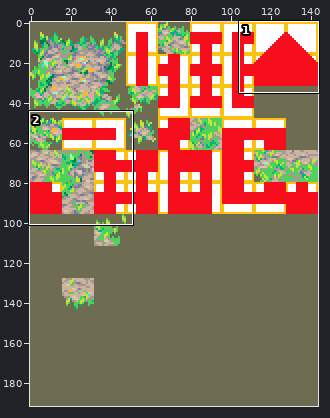
One commit to this sprite sheet: images/experimental/rpg-dirt.png. The picture above shows the old version from afar; the outline marks the close-up.
Close-up. First the earlier version:
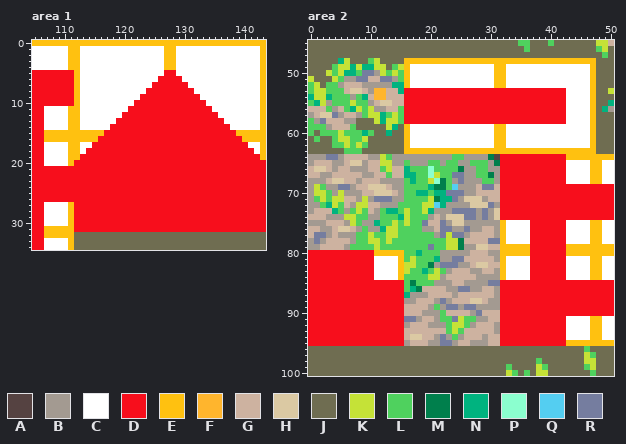
The file is 144x192 pixels. Shown: area 1: x 105..143, y 0..34; area 2: x 0..50, y 45..100.
Palette (. is transparent): A #554241  B #a39a91  C #ffffff  D #f70e1c  E #ffc110  F #ffb52d  G #cdb2a0  H #dbc9a3  J #6f6d51  K #c5e237  L #4fd15e  M #007f4c  N #00b37f  P #8bffcf  Q #54cef1  R #757d9f
Pixels before, area 1, first column x 105:
 0 EEEEEEEEEEEEEEEEEEEEEEEEEEEEEEEEEEEEEEE
 1 CCCCCCEECCCCCCCCCCCCCCEECCCCCCCCCCCCCCE
 2 CCCCCCEECCCCCCCCCCCCCCEECCCCCCCCCCCCCCE
 3 CCCCCCEECCCCCCCCCCCCCCEECCCCCCCCCCCCCCE
 4 CCCCCCEECCCCCCCCCCCCCCEECCCCCCCCCCCCCCE
 5 DDDDDDDECCCCCCCCCCCCCCDDCCCCCCCCCCCCCCE
 6 DDDDDDDECCCCCCCCCCCCCDDDDCCCCCCCCCCCCCE
 7 DDDDDDDECCCCCCCCCCCCDDDDDDCCCCCCCCCCCCE
 8 DDDDDDDECCCCCCCCCCCDDDDDDDDCCCCCCCCCCCE
 9 DDDDDDDECCCCCCCCCCDDDDDDDDDDCCCCCCCCCCE
10 DDDDDDDECCCCCCCCCDDDDDDDDDDDDCCCCCCCCCE
11 DDCCCCEECCCCCCCCDDDDDDDDDDDDDDCCCCCCCCE
12 DDCCCCEECCCCCCCDDDDDDDDDDDDDDDDCCCCCCCE
13 DDCCCCEECCCCCCDDDDDDDDDDDDDDDDDDCCCCCCE
14 DDCCCCEECCCCCDDDDDDDDDDDDDDDDDDDDCCCCCE
15 DDEEEEEEEEEEDDDDDDDDDDDDDDDDDDDDDDEEEEE
16 DDEEEEEEEEEDDDDDDDDDDDDDDDDDDDDDDDDEEEE
17 DDCCCCEECCDDDDDDDDDDDDDDDDDDDDDDDDDDCCE
18 DDCCCCEECDDDDDDDDDDDDDDDDDDDDDDDDDDDDCE
19 DDCCCCEEDDDDDDDDDDDDDDDDDDDDDDDDDDDDDDE
20 DDCCCCEDDDDDDDDDDDDDDDDDDDDDDDDDDDDDDDD
21 DDDDDDDDDDDDDDDDDDDDDDDDDDDDDDDDDDDDDDD
22 DDDDDDDDDDDDDDDDDDDDDDDDDDDDDDDDDDDDDDD
23 DDDDDDDDDDDDDDDDDDDDDDDDDDDDDDDDDDDDDDD
24 DDDDDDDDDDDDDDDDDDDDDDDDDDDDDDDDDDDDDDD
25 DDDDDDDDDDDDDDDDDDDDDDDDDDDDDDDDDDDDDDD
26 DDDDDDDDDDDDDDDDDDDDDDDDDDDDDDDDDDDDDDD
27 DDCCCCEDDDDDDDDDDDDDDDDDDDDDDDDDDDDDDDD
28 DDCCCCEDDDDDDDDDDDDDDDDDDDDDDDDDDDDDDDD
29 DDCCCCEDDDDDDDDDDDDDDDDDDDDDDDDDDDDDDDD
30 DDCCCCEDDDDDDDDDDDDDDDDDDDDDDDDDDDDDDDD
31 DDEEEEEDDDDDDDDDDDDDDDDDDDDDDDDDDDDDDDD
32 DDEEEEEJJJJJJJJJJJJJJJJJJJJJJJJJJJJJJJJ
33 DDCCCCEJJJJJJJJJJJJJJJJJJJJJJJJJJJJJJJJ
34 DDCCCCEJJJJJJJJJJJJJJJJJJJJJJJJJJJJJJJJ
Pixels before, area 2 (only the part around the change), first column x 0:
 45 JJJJJJJJJJJJJJJJJJJJJJJJJJJJJJJJJJJLLJJJLJJJJJJJKKG
 46 JJJJJJJJJJJJJJJJJJJJJJJJJJJJJJJJJJJJLJJJJJJJJJJJLKJ
 47 JJJJJJJJJJJJJJJJJJJJJJJJJJJJJJJJJJJJJJJJJJJJJJJJJLJ
 48 JJJJJNKJJJLKJJJJEEEEEEEEEEEEEEEEEEEEEEEEEEEEEEEEJJJ
 49 JJJJLKKNKNNKKJLKECCCCCCCCCCCCCCEECCCCCCCCCCCCCCEJJJ
 50 JJJKLKNNLRRBKLKLECCCCCCCCCCCCCCEECCCCCCCCCCCCCCEJJJ
 51 KJJJKLBBRRGGRRBLECCCCCCCCCCCCCCEECCCCCCCCCCCCCCEJJJ
 52 LKJLLBGGGBBBBBNNECCCCCCCCCCCCCCEECCCCCCCCCCCCCCEJJJ
 53 LKKLLLGHHGBFFGGNDDDDDDDDDDDDDDDDDDDDDDDDDDDCCCCEJJK
 54 NKKNLLLBLNGFFGGGDDDDDDDDDDDDDDDDDDDDDDDDDDDCCCCEJJJ
 55 LNKBLLLKLLBGHHGGDDDDDDDDDDDDDDDDDDDDDDDDDDDCCCCEJJN
 56 GGGLBGLNKLKBBGGLDDDDDDDDDDDDDDDDDDDDDDDDDDDCCCCEJNB
 57 BGHHRBGGBLKKNLKLDDDDDDDDDDDDDDDDDDDDDDDDDDDCCCCEJJJ
 58 LBRGGGBBJJJKNKKLDDDDDDDDDDDDDDDDDDDDDDDDDDDCCCCEJJJ
 59 LLLBGGGLJJJJJKNJECCCCCCCCCCCCCCEECCCCCCCCCCCCCCEJJJ
 60 LJLLLKLLLNLJJNJJECCCCCCCCCCCCCCEECCCCCCCCCCCCCCEJJJ
 61 JLJJLKKLLKJJJJJJECCCCCCCCCCCCCCEECCCCCCCCCCCCCCEJJJ
 62 JJJJLLKLKLJJJJJJECCCCCCCCCCCCCCEECCCCCCCCCCCCCCEJJJ
 63 JJJJJJLLLJJJJJJJEEEEEEEEEEEEEEEEEEEEEEEEEEEEEEEEJJJ
 64 BBBRRBGGGGBBKLBBBBBBBBBBLLBBBBMADDDDDDDDDDDEEEEEEEE
 65 BGGGBBGHHBGGKKBBLBBBLLBLLBBLLLBMDDDDDDDDDDDCCCCEECC
 66 GHHGBGGBBBGGLKGGNLLLPLLLLMBBLLBBDDDDDDDDDDDCCCCEECC
 67 GGBBGGGGGBBGGLGGNNLLPKLLRRBBLLMBDDDDDDDDDDDCCCCEECC
 68 BBBGHHGGBGGGBBBBLNLLKPMLBRBBBLLBDDDDDDDDDDDCCCCEECC
 69 BKLBBRRBGGHHHGBBLLLLNMMLQBBBGRRGDDDDDDDDDDDDDDDDDDD
 70 BKKLBKBBBGGHHHGBLLNNLNNRRRBBGGGGDDDDDDDDDDDDDDDDDDD
 71 BLKLKKGGBKBRRRBBLLLLKMNNRBHHHBGGDDDDDDDDDDDDDDDDDDD
 72 BBLNKLGBKKGGBBBLLLLKKQNBBBBHHHRBDDDDDDDDDDDDDDDDDDD
 73 BGGGNLBLKLGBLNNLKLLKNBBBRRRRBRBHDDDDDDDDDDDDDDDDDDD
 74 GGGBBBKKLLBBLLLNKLLLBGBHHHRRBRBHDDDDDDDDDDDDDDDDDDD
 75 BBBGGGBKLBBNLLKLKLLRGGRBHHBBBBBBECCCCDDDDDDCCCCEECC
 76 GGBBGHHGBLBBNKKLLLLBBGRRBBRBBGGBECCCCDDDDDDCCCCEECC
 77 GRRBGBBBLLKLLKKLLLLLLBRKRRBGGGGBECCCCDDDDDDCCCCEECC
 78 BRBGGGGBLLKKLKLLLLLLLLLKKMGGGGRRECCCCDDDDDDCCCCEECC
 79 BBGGGGBLLLLKLLLLLLLLRLLKKMBBHHGGEEEEEDDDDDDEEEEEEEE
 80 DDDDDDDDDDDEEEEELLNLLLBBBBBGGGBBEEEEEDDDDDDEEEEEEEE
 81 DDDDDDDDDDDCCCCELKLLLNBBRRGGGGGBECCCCDDDDDDCCCCEECC
 82 DDDDDDDDDDDCCCCEKKLLMBRRRBBGHHGGECCCCDDDDDDCCCCEECC
 83 DDDDDDDDDDDCCCCEKLLNLKLBGGGBBGGBECCCCDDDDDDCCCCEECC
 84 DDDDDDDDDDDCCCCELLLLKKBGGGGGBBBBECCCCDDDDDDCCCCEECC
 85 DDDDDDDDDDDDDDDDLMLLLBBBGGBBBBRRDDDDDDDDDDDDDDDDDDD
 86 DDDDDDDDDDDDDDDDLNMGGGGBBRRBBGGBDDDDDDDDDDDDDDDDDDD
 87 DDDDDDDDDDDDDDDDNBBBGGGGBGGGGGGBDDDDDDDDDDDDDDDDDDD
 88 DDDDDDDDDDDDDDDDBBGGGBRBGGGHHGBBDDDDDDDDDDDDDDDDDDD
 89 DDDDDDDDDDDDDDDDGGGGBLBRRBRRBBBBDDDDDDDDDDDDDDDDDDD
 90 DDDDDDDDDDDDDDDDGGGBBBLGGGGBRGGGDDDDDDDDDDDDDDDDDDD
 91 DDDDDDDDDDDDDDDDRRBGGBLLRKLLBBGGDDDDDDDDDDDCCCCEECC
 92 DDDDDDDDDDDDDDDDBGGGBBBLKKLBGGGBDDDDDDDDDDDCCCCEECC
 93 DDDDDDDDDDDDDDDDGGGGGGGLKLGGGGGBDDDDDDDDDDDCCCCEECC
 94 DDDDDDDDDDDDDDDDGHHGGBRBLBGGGBGGDDDDDDDDDDDCCCCEECC
 95 DDDDDDDDDDDDDDDDBGGGBBRRBGGBBBGGDDDDDDDDDDDEEEEEEEE
 96 JJJJJJJJJJJJJJJJJJJJJJJJJJJJJJJJJJJJJJJJJJJJJJLJJJJ
 97 JJJJJJJJJJJJJJJJJJJJJJJJJJJJJJJJJJJJJJJJJJJJJJKLJJJ
 98 JJJJJJJJJJJJJJJJJJJJJJJJJJJJJJJJJJJJJJLJJJJJJJKKJJJ
 99 JJJJJJJJJJJJJJJJJJJJJJJJJJJJJJJJJLJJJJKLJJJJJJLKJJJ
100 JJJJJJJJJJJJJJJJJJJJJJJJJJJJJJJJJKLJLJKKJJJJJJJLJJJ
The same view after the edit:
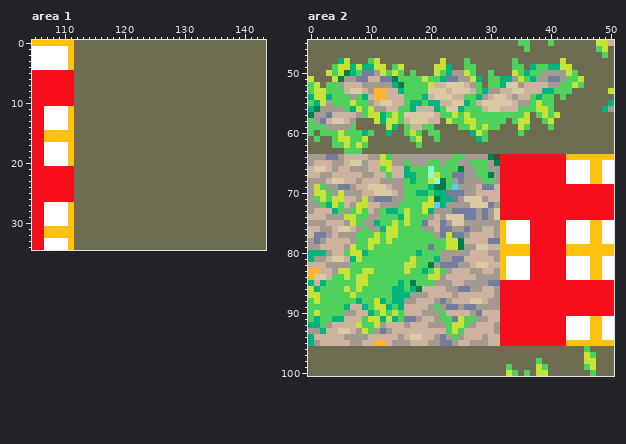
Message: Added another several rpg dirt tile components.
Difference:
Changed rows in their new state; - is an unchanged pixel.
Area 1:
first column x 112:
 0 JJJJJJJJJJJJJJJJJJJJJJJJJJJJJJJJ
 1 JJJJJJJJJJJJJJJJJJJJJJJJJJJJJJJJ
 2 JJJJJJJJJJJJJJJJJJJJJJJJJJJJJJJJ
 3 JJJJJJJJJJJJJJJJJJJJJJJJJJJJJJJJ
 4 JJJJJJJJJJJJJJJJJJJJJJJJJJJJJJJJ
 5 JJJJJJJJJJJJJJJJJJJJJJJJJJJJJJJJ
 6 JJJJJJJJJJJJJJJJJJJJJJJJJJJJJJJJ
 7 JJJJJJJJJJJJJJJJJJJJJJJJJJJJJJJJ
 8 JJJJJJJJJJJJJJJJJJJJJJJJJJJJJJJJ
 9 JJJJJJJJJJJJJJJJJJJJJJJJJJJJJJJJ
10 JJJJJJJJJJJJJJJJJJJJJJJJJJJJJJJJ
11 JJJJJJJJJJJJJJJJJJJJJJJJJJJJJJJJ
12 JJJJJJJJJJJJJJJJJJJJJJJJJJJJJJJJ
13 JJJJJJJJJJJJJJJJJJJJJJJJJJJJJJJJ
14 JJJJJJJJJJJJJJJJJJJJJJJJJJJJJJJJ
15 JJJJJJJJJJJJJJJJJJJJJJJJJJJJJJJJ
16 JJJJJJJJJJJJJJJJJJJJJJJJJJJJJJJJ
17 JJJJJJJJJJJJJJJJJJJJJJJJJJJJJJJJ
18 JJJJJJJJJJJJJJJJJJJJJJJJJJJJJJJJ
19 JJJJJJJJJJJJJJJJJJJJJJJJJJJJJJJJ
20 JJJJJJJJJJJJJJJJJJJJJJJJJJJJJJJJ
21 JJJJJJJJJJJJJJJJJJJJJJJJJJJJJJJJ
22 JJJJJJJJJJJJJJJJJJJJJJJJJJJJJJJJ
23 JJJJJJJJJJJJJJJJJJJJJJJJJJJJJJJJ
24 JJJJJJJJJJJJJJJJJJJJJJJJJJJJJJJJ
25 JJJJJJJJJJJJJJJJJJJJJJJJJJJJJJJJ
26 JJJJJJJJJJJJJJJJJJJJJJJJJJJJJJJJ
27 JJJJJJJJJJJJJJJJJJJJJJJJJJJJJJJJ
28 JJJJJJJJJJJJJJJJJJJJJJJJJJJJJJJJ
29 JJJJJJJJJJJJJJJJJJJJJJJJJJJJJJJJ
30 JJJJJJJJJJJJJJJJJJJJJJJJJJJJJJJJ
31 JJJJJJJJJJJJJJJJJJJJJJJJJJJJJJJJ
Area 2:
first column x 0:
 48 ----------------JJJJJJKJJJLJJJJJJJLJJJJJJJKJJJJJ
 49 ----------------JJJJJKKNJJLLJJJJJJLLJNLLNNKKJJJJ
 50 ------M---------JLJJJKLNBBKLJJLJJJKLNLLBBBBKLJJJ
 51 -----M--------M-LLLKLLNRRBBKNJLLNNBKLNBBRRBLLKJJ
 52 ---------------MLLLLKGGHHHGBLJLLNHHBGGGGBBLLKLJJ
 53 ----------------LLLLHHHGHHHGLNBBGGHHGGGNNLLLJJJJ
 54 ----------------LLLNGHHHGGLLNBGHHGBGGLNLLJLJJJJJ
 55 ----------------LNNLNNGGHHNLGHHHHHGBBLKLLJJJJJJJ
 56 NMBB-B----------LNGGGNLHHNLLLGHHGGGLLLKKLJJJJJJJ
 57 MBBRGG----------HHHHHGLLKLKLLLLLLLLLKJLKLKJJJJJJ
 58 ----HHG---------GHHHGGJKLLKKLLLLLJLKKJJLKJJJJJJJ
 59 ----BBB---------LGGLLJJJJLLKLKLLJJJKLJJJLJJJJJJJ
 60 ----------------LKLJLLJJJJJNKLJJJJJLJJJJJJJJJJJJ
 61 ----------------JLKJJLJJJJJJNLJJJJJJJJJJJJJJJJJJ
 62 ----------------JJLJJJJJJJJJJJJJJJJJJJJJJJJJJJJJ
 63 ----------------JJJJJJJJJJJJJJJJJJJJJJJJJJJJJJJJ
first column x 0:
 77 ----------LK----
 79 -------K--KL----
 80 NNNBGGLKKNLLLLLL
 81 NBBGHHGNKLLLLLLL
 82 GGGBBBBLLLLLLLLL
 83 FFGGBKKLLKKLLLLL
 84 FHHGLLKLKKLLLLLL
 85 NGNLLLLLKKLLLLLN
 86 KNLLLLKLKLLLLLNN
 87 KKLLLLLKLLLLLLNN
 88 LKLLLLLLNLLKNLNN
 89 LLLLLLNGGNLKKNLN
 90 LKLLLLBBGGNLKLKL
 91 LNLLNNGGGLKKNKNL
 92 NNLBGGGGKLLKBGGG
 93 BBNGGHHGBKLBRBGG
 94 NGGGGGBBBBGGGGGB
 95 NBGGGGGBBGGFFGBB
Where, in picture pixels (left, top, right, bottom), the same in both close-ups:
changed: (74, 40, 266, 232)
changed: (392, 58, 596, 154)
changed: (308, 70, 350, 130)
changed: (308, 232, 404, 346)
